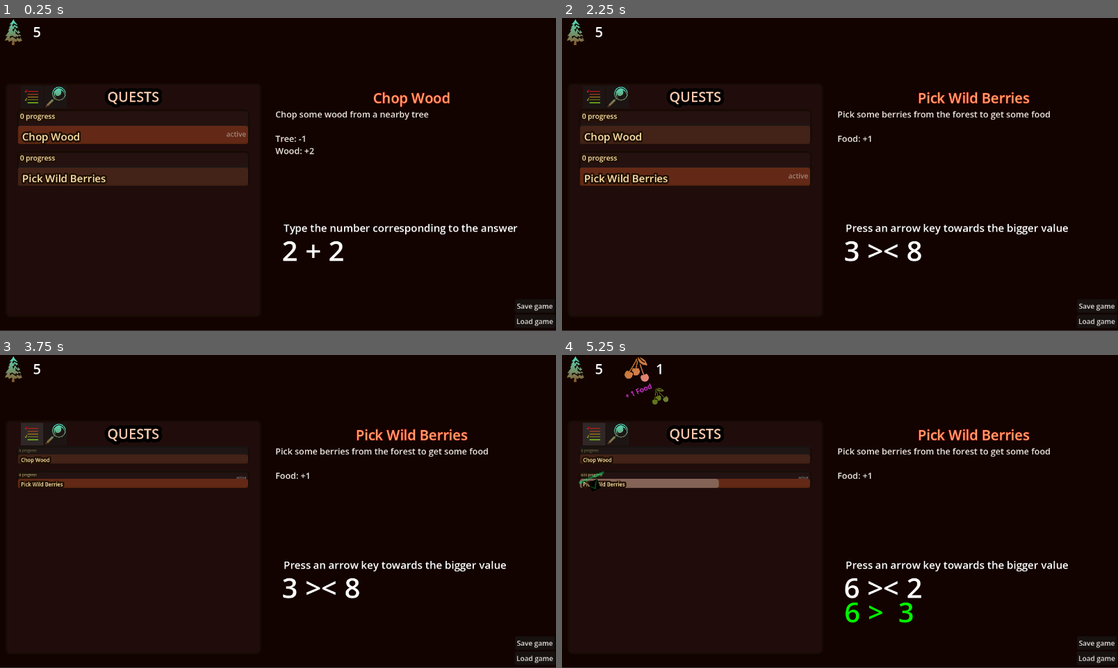
Above: before the commit, frames 1-4 (two rows, left to right).
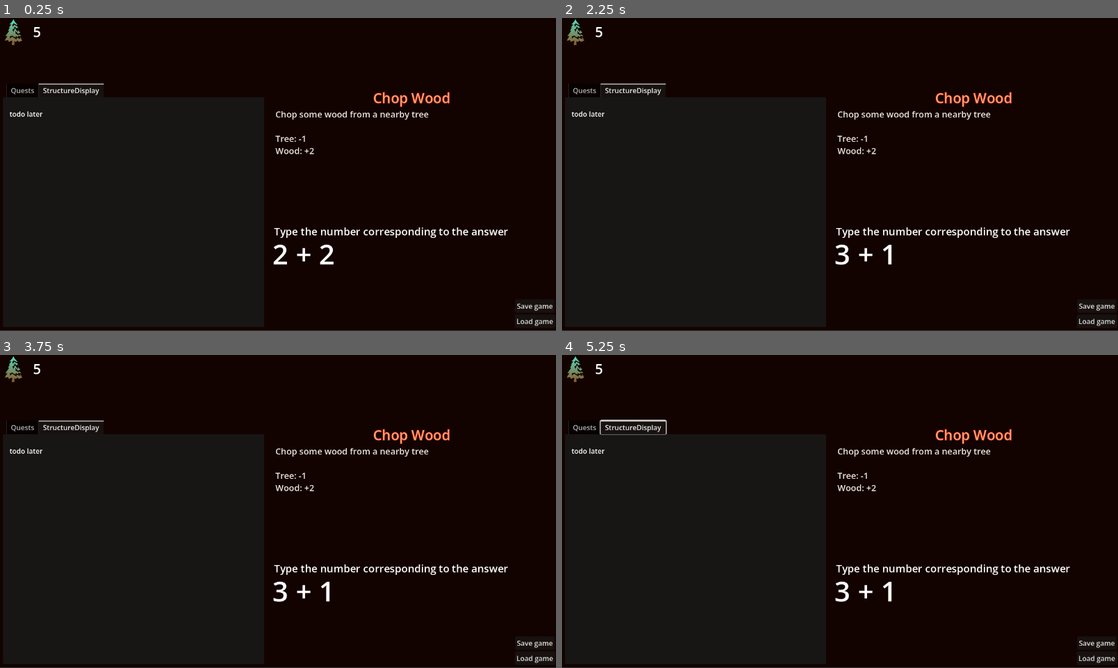
Above: after the commit, the same moments.

Repository: mark-chimes/mathcraft
Game: Godot game, scene res://main.tscn
The game is run twice, just before and just after one commit, with the same random seed, the same clock (stepped at 60 frames per second) and the same inputs.
Inputs (mouse positions are in pixels of both pictures, inside the frame that each line leads up to):
- Up to frame 1 (0.25 s): no input
- Up to frame 2 (2.25 s): click "Save game" at 0.5 s; click "Load game" at 1.25 s; click (695, 174) at 2.02 s
- Up to frame 3 (3.75 s): click (55, 433) at 2.77 s; click (33, 433) at 3.52 s
- Up to frame 4 (5.25 s): hold Right (right) 4.28-5.03 s; hold Left (left) from 5.03 s (still down)

The runs differ from the first frame. In frame 1, 6.3% of the frame differs, in the area x 1-94%, y 20-79%; in frame 2, 7.4%, in the area x 1-92%, y 20-79%; in frame 3, 5.2%; in frame 4, 5.8%.

Commit message:
Separate Logic and UI nodes

Diff:
--- a/game.gd
+++ b/game.gd
@@ -1,4 +1,4 @@
 extends Node2D
 
 func _ready():
-	pass
+	print_tree_pretty()
--- a/main.tscn
+++ b/main.tscn
@@ -9,63 +9,108 @@
 [ext_resource type="PackedScene" uid="uid://c0jylxnlmvvcp" path="res://quest/display/quest_group_display.tscn" id="5_7mycd"]
 [ext_resource type="Resource" uid="uid://brtf57wuqnvl" path="res://quest/quest_definitions/0_NULL_QUEST.tres" id="5_dg77c"]
 [ext_resource type="PackedScene" uid="uid://cc71g6jbkpr0j" path="res://qna/q_n_a.tscn" id="6_7mycd"]
+[ext_resource type="Script" uid="uid://diigyjc17jbcl" path="res://tab_bar.gd" id="9_ycdy4"]
 [ext_resource type="Resource" uid="uid://tguudnm7na35" path="res://qna/generators/non_generator.tres" id="10_4c57u"]
 [ext_resource type="Script" uid="uid://cyruhkev45o2p" path="res://quest/display/current_quest_display.gd" id="11_efxa6"]
 [ext_resource type="Script" uid="uid://cjyv4cfnp1k84" path="res://saving/save_load_manager.gd" id="13_ycdy4"]
+[ext_resource type="PackedScene" uid="uid://dx3jljlqi1k5e" path="res://qna/question_display.tscn" id="14_vivmo"]
+[ext_resource type="PackedScene" uid="uid://cu8rnxwtwn50h" path="res://qna/result_display.tscn" id="15_2cqfq"]
 
 [node name="main" type="Node2D" unique_id=1675520924]
-
-[node name="Background" type="ColorRect" parent="." unique_id=836233844]
-offset_right = 1282.0
-offset_bottom = 719.0
-color = Color(0.07258432, 0.014035841, 0, 1)
 
 [node name="Game" type="Node2D" parent="." unique_id=1698628223]
 script = ExtResource("1_w48qg")
 
-[node name="Inventory" type="Node2D" parent="Game" unique_id=448375714]
+[node name="Logic" type="Node" parent="Game" unique_id=340344892]
 
-[node name="StockControl" parent="Game/Inventory" unique_id=741979544 node_paths=PackedStringArray("stock_display") instance=ExtResource("2_getpj")]
-stock_display = NodePath("../StockDisplay")
+[node name="StockControl" parent="Game/Logic" unique_id=741979544 node_paths=PackedStringArray("stock_display") instance=ExtResource("2_getpj")]
+stock_display = NodePath("../../UI/StockDisplay")
 initial_inventory = Dictionary[ExtResource("3_vivmo"), int]({
 ExtResource("4_dg77c"): 5
 })
 all_items_path = "res://stock/item_town/"
 
-[node name="StockDisplay" parent="Game/Inventory" unique_id=662775784 instance=ExtResource("2_82xsv")]
-offset_bottom = 138.0
-
-[node name="Quests" type="Node2D" parent="Game" unique_id=2048841871]
-position = Vector2(13, 151)
-
-[node name="QuestManager" parent="Game/Quests" unique_id=2095940230 node_paths=PackedStringArray("quest_display", "stock_control", "qna") instance=ExtResource("4_lquwl")]
-quest_display = NodePath("../QuestGroupDisplayHolder/QuestGroupDisplay")
-stock_control = NodePath("../../Inventory/StockControl")
-qna = NodePath("../../QnA")
+[node name="QuestManager" parent="Game/Logic" unique_id=2095940230 node_paths=PackedStringArray("quest_display", "stock_control", "qna") instance=ExtResource("4_lquwl")]
+quest_display = NodePath("../../UI/QuestsBuildings/TabBar/QuestGroupDisplay")
+stock_control = NodePath("../StockControl")
+qna = NodePath("../QnA")
 non_question = ExtResource("10_4c57u")
 null_quest = ExtResource("5_dg77c")
 all_quest_details_path = "res://quest/quest_definitions_town/"
 is_unlock_all = false
 
-[node name="QuestGroupDisplayHolder" type="Control" parent="Game/Quests" unique_id=141513222]
+[node name="SaveLoadManager" type="Node" parent="Game/Logic" unique_id=1253070605 node_paths=PackedStringArray("stock_control", "quest_manager")]
+script = ExtResource("13_ycdy4")
+score = 5
+stock_control = NodePath("../StockControl")
+quest_manager = NodePath("../QuestManager")
+
+[node name="QnA" parent="Game/Logic" unique_id=1506888836 node_paths=PackedStringArray("question_display", "result_display") instance=ExtResource("6_7mycd")]
+question_generator = ExtResource("10_4c57u")
+question_display = NodePath("../../UI/QnAUI/QuestionDisplay")
+result_display = NodePath("../../UI/QnAUI/ResultDisplay")
+
+[node name="UI" type="Control" parent="Game" unique_id=128940555]
 layout_mode = 3
 anchors_preset = 0
-offset_right = 588.0
-offset_bottom = 538.0
+offset_right = 40.0
+offset_bottom = 40.0
 
-[node name="QuestGroupDisplay" parent="Game/Quests/QuestGroupDisplayHolder" unique_id=1670799080 instance=ExtResource("5_7mycd")]
-layout_mode = 1
-offset_top = -1.0
-offset_bottom = -1.0
+[node name="Background" type="ColorRect" parent="Game/UI" unique_id=836233844]
+layout_mode = 0
+offset_right = 1282.0
+offset_bottom = 719.0
+color = Color(0.07258432, 0.014035841, 0, 1)
+
+[node name="StockDisplay" parent="Game/UI" unique_id=662775784 instance=ExtResource("2_82xsv")]
+layout_mode = 0
+offset_bottom = 138.0
+
+[node name="QuestsBuildings" type="Control" parent="Game/UI" unique_id=141513222]
+anchors_preset = 0
+offset_left = 13.0
+offset_top = 151.0
+offset_right = 601.0
+offset_bottom = 689.0
+
+[node name="TabBar" type="TabContainer" parent="Game/UI/QuestsBuildings" unique_id=837293237]
+layout_mode = 0
+offset_left = -6.0
+offset_right = 595.0
+offset_bottom = 560.0
+current_tab = 1
+script = ExtResource("9_ycdy4")
+
+[node name="QuestGroupDisplay" parent="Game/UI/QuestsBuildings/TabBar" unique_id=1670799080 instance=ExtResource("5_7mycd")]
+visible = false
+layout_mode = 2
 is_big_size = true
+metadata/_tab_index = 0
 
-[node name="CurrentQuestDisplay" type="Node2D" parent="Game/Quests" unique_id=670325124 node_paths=PackedStringArray("quest_name_label", "quest_description_label")]
-position = Vector2(619, 10)
+[node name="StructureDisplay" type="Panel" parent="Game/UI/QuestsBuildings/TabBar" unique_id=110656688]
+layout_mode = 2
+metadata/_tab_index = 1
+
+[node name="Label" type="Label" parent="Game/UI/QuestsBuildings/TabBar/StructureDisplay" unique_id=1281873018]
+layout_mode = 0
+offset_left = 15.0
+offset_top = 27.0
+offset_right = 92.0
+offset_bottom = 50.0
+text = "todo later"
+
+[node name="CurrentQuestDisplay" type="Control" parent="Game/UI" unique_id=207910432 node_paths=PackedStringArray("quest_name_label", "quest_description_label")]
+anchors_preset = 0
+offset_left = 632.0
+offset_top = 161.0
+offset_right = 632.0
+offset_bottom = 161.0
 script = ExtResource("11_efxa6")
 quest_name_label = NodePath("QuestNameLabel")
 quest_description_label = NodePath("QuestDescriptionLabel")
 
-[node name="QuestNameLabel" type="Label" parent="Game/Quests/CurrentQuestDisplay" unique_id=1665496564]
+[node name="QuestNameLabel" type="Label" parent="Game/UI/CurrentQuestDisplay" unique_id=1665496564]
+layout_mode = 0
 offset_right = 632.0
 offset_bottom = 45.0
 theme_override_colors/font_color = Color(1, 0.6313726, 0.42352942, 1)
@@ -75,7 +120,8 @@
 text = "QUEST NAME"
 horizontal_alignment = 1
 
-[node name="QuestDescriptionLabel" type="RichTextLabel" parent="Game/Quests/CurrentQuestDisplay" unique_id=1769727944]
+[node name="QuestDescriptionLabel" type="RichTextLabel" parent="Game/UI/CurrentQuestDisplay" unique_id=1769727944]
+layout_mode = 0
 offset_left = 2.0
 offset_top = 46.0
 offset_right = 629.0
@@ -84,35 +130,40 @@
 theme_override_font_sizes/normal_font_size = 20
 text = "Quest description goes here"
 
-[node name="QnA" parent="Game" unique_id=853901431 instance=ExtResource("6_7mycd")]
-position = Vector2(648, 462)
-question_generator = ExtResource("10_4c57u")
+[node name="QnAUI" type="Control" parent="Game/UI" unique_id=2040089140]
+anchors_preset = 0
+offset_left = 631.0
+offset_top = 474.0
+offset_right = 671.0
+offset_bottom = 514.0
 
-[node name="SaveLoad" type="Node2D" parent="Game" unique_id=539084947]
+[node name="QuestionDisplay" parent="Game/UI/QnAUI" unique_id=1951215962 instance=ExtResource("14_vivmo")]
+layout_mode = 0
 
-[node name="SaveLoadManager" type="Node" parent="Game/SaveLoad" unique_id=1253070605 node_paths=PackedStringArray("stock_control", "quest_manager")]
-script = ExtResource("13_ycdy4")
-score = 5
-stock_control = NodePath("../../Inventory/StockControl")
-quest_manager = NodePath("../../Quests/QuestManager")
+[node name="ResultDisplay" parent="Game/UI/QnAUI" unique_id=690561646 instance=ExtResource("15_2cqfq")]
+layout_mode = 0
 
-[node name="SaveButton" type="Button" parent="Game/SaveLoad" unique_id=1126986919]
+[node name="SaveLoad" type="Control" parent="Game/UI" unique_id=1011446015]
+anchors_preset = 0
+
+[node name="SaveButton" type="Button" parent="Game/UI/SaveLoad" unique_id=1126986919]
+layout_mode = 0
 offset_left = 1186.0
 offset_top = 647.0
 offset_right = 1277.0
 offset_bottom = 678.0
 text = "Save game"
 
-[node name="LoadButton" type="Button" parent="Game/SaveLoad" unique_id=1976694864]
+[node name="LoadButton" type="Button" parent="Game/UI/SaveLoad" unique_id=1976694864]
+layout_mode = 0
 offset_left = 1185.0
 offset_top = 682.0
 offset_right = 1276.0
 offset_bottom = 713.0
 text = "Load game"
 
-[connection signal="stock_update" from="Game/Inventory/StockControl" to="Game/Quests/QuestManager" method="_on_stock_control_stock_update"]
-[connection signal="update_quest_text" from="Game/Quests/QuestManager" to="Game/Quests/CurrentQuestDisplay" method="_on_update_quest_text"]
-[connection signal="quest_activated" from="Game/Quests/QuestGroupDisplayHolder/QuestGroupDisplay" to="Game/Quests/QuestManager" method="_on_quest_group_display_quest_activated"]
-[connection signal="answer_correct" from="Game/QnA" to="Game/Quests/QuestManager" method="_on_answer_correct"]
-[connection signal="pressed" from="Game/SaveLoad/SaveButton" to="Game/SaveLoad/SaveLoadManager" method="_on_save_button_pressed"]
-[connection signal="pressed" from="Game/SaveLoad/LoadButton" to="Game/SaveLoad/SaveLoadManager" method="_on_load_button_pressed"]
+[connection signal="stock_update" from="Game/Logic/StockControl" to="Game/Logic/QuestManager" method="_on_stock_control_stock_update"]
+[connection signal="update_quest_text" from="Game/Logic/QuestManager" to="Game/UI/CurrentQuestDisplay" method="_on_update_quest_text"]
+[connection signal="quest_activated" from="Game/UI/QuestsBuildings/TabBar/QuestGroupDisplay" to="Game/Logic/QuestManager" method="_on_quest_group_display_quest_activated"]
+[connection signal="pressed" from="Game/UI/SaveLoad/SaveButton" to="Game/Logic/SaveLoadManager" method="_on_save_button_pressed"]
+[connection signal="pressed" from="Game/UI/SaveLoad/LoadButton" to="Game/Logic/SaveLoadManager" method="_on_load_button_pressed"]
--- a/qna/q_n_a.gd
+++ b/qna/q_n_a.gd
@@ -1,4 +1,4 @@
-extends Node2D
+extends Node
 class_name QnA
 
 signal answer_correct
@@ -7,8 +7,8 @@
 
 var current_question : QuestionData
 
-@onready var question_display = $QuestionDisplay
-@onready var result_display = $ResultDisplay
+@export var question_display : QuestionDisplay
+@export var result_display : ResultDisplay
 
 func _ready():
 	if question_generator != null:
--- a/qna/q_n_a.tscn
+++ b/qna/q_n_a.tscn
@@ -1,33 +1,6 @@
 [gd_scene format=3 uid="uid://cc71g6jbkpr0j"]
 
 [ext_resource type="Script" uid="uid://cxswulm64kmqe" path="res://qna/q_n_a.gd" id="1_3rh86"]
-[ext_resource type="Script" uid="uid://ciyek7jggnj6k" path="res://qna/question_display.gd" id="3_mfkg6"]
-[ext_resource type="Script" uid="uid://bli2gojp3ub66" path="res://qna/result_display.gd" id="4_1bi3d"]
-[ext_resource type="PackedScene" uid="uid://grb4fsla3p3e" path="res://qna/result_display_effect.tscn" id="4_3rh86"]
 
-[node name="QnA" type="Node2D" unique_id=853901431]
+[node name="QnA" type="Node" unique_id=1506888836]
 script = ExtResource("1_3rh86")
-
-[node name="QuestionDisplay" type="Node2D" parent="." unique_id=578773136]
-position = Vector2(5, 4)
-script = ExtResource("3_mfkg6")
-
-[node name="QuestionDescriptionLabel" type="Label" parent="QuestionDisplay" unique_id=2030819633]
-offset_right = 187.0
-offset_bottom = 23.0
-theme_override_font_sizes/font_size = 24
-text = "This is a test description"
-
-[node name="Label" type="Label" parent="QuestionDisplay" unique_id=1432001482]
-offset_left = -4.0
-offset_top = 24.0
-offset_right = 106.0
-offset_bottom = 112.0
-theme_override_font_sizes/font_size = 64
-text = "2+3"
-metadata/_edit_use_anchors_ = true
-
-[node name="ResultDisplay" type="Node2D" parent="." unique_id=500437668]
-position = Vector2(9, 84)
-script = ExtResource("4_1bi3d")
-result_display_effect = ExtResource("4_3rh86")
--- a/qna/question_display.gd
+++ b/qna/question_display.gd
@@ -1,4 +1,5 @@
-extends Node2D
+extends Control
+class_name QuestionDisplay
 
 func display_question(question: QuestionData):
 	$Label.text = question.question_text
--- /dev/null
+++ b/qna/question_display.tscn
@@ -0,0 +1,29 @@
+[gd_scene format=3 uid="uid://dx3jljlqi1k5e"]
+
+[ext_resource type="Script" uid="uid://ciyek7jggnj6k" path="res://qna/question_display.gd" id="1_vvtnu"]
+
+[node name="QuestionDisplay" type="Control" unique_id=1951215962]
+layout_mode = 3
+anchors_preset = 0
+offset_left = 5.0
+offset_top = 4.0
+offset_right = 5.0
+offset_bottom = 4.0
+script = ExtResource("1_vvtnu")
+
+[node name="QuestionDescriptionLabel" type="Label" parent="." unique_id=259328418]
+layout_mode = 0
+offset_right = 187.0
+offset_bottom = 23.0
+theme_override_font_sizes/font_size = 24
+text = "This is a test description"
+
+[node name="Label" type="Label" parent="." unique_id=207302077]
+layout_mode = 0
+offset_left = -4.0
+offset_top = 24.0
+offset_right = 106.0
+offset_bottom = 112.0
+theme_override_font_sizes/font_size = 64
+text = "2+3"
+metadata/_edit_use_anchors_ = true
--- a/qna/result_display.gd
+++ b/qna/result_display.gd
@@ -1,4 +1,5 @@
-extends Node2D
+extends Control
+class_name ResultDisplay
 
 @export var result_display_effect: PackedScene # := preload("res://qna/result_display_effect.tscn")
 
--- /dev/null
+++ b/qna/result_display.tscn
@@ -0,0 +1,14 @@
+[gd_scene format=3 uid="uid://cu8rnxwtwn50h"]
+
+[ext_resource type="Script" uid="uid://bli2gojp3ub66" path="res://qna/result_display.gd" id="1_wmby0"]
+[ext_resource type="PackedScene" uid="uid://grb4fsla3p3e" path="res://qna/result_display_effect.tscn" id="2_dwwxp"]
+
+[node name="ResultDisplay" type="Control" unique_id=690561646]
+layout_mode = 3
+anchors_preset = 0
+offset_left = 9.0
+offset_top = 84.0
+offset_right = 9.0
+offset_bottom = 84.0
+script = ExtResource("1_wmby0")
+result_display_effect = ExtResource("2_dwwxp")
--- a/quest/display/current_quest_display.gd
+++ b/quest/display/current_quest_display.gd
@@ -1,4 +1,4 @@
-extends Node2D
+extends Control
 
 @export var quest_name_label : Label
 @export var quest_description_label : RichTextLabel
--- a/quest/quest_definitions/0_NULL_QUEST.tres
+++ b/quest/quest_definitions/0_NULL_QUEST.tres
@@ -3,6 +3,7 @@
 [ext_resource type="Script" uid="uid://c5sxrd4eoxsv6" path="res://stock/item_data.gd" id="1_1tvdo"]
 [ext_resource type="Script" uid="uid://bat5xbmp1mw6y" path="res://quest/quest_details.gd" id="2_fnk60"]
 [ext_resource type="Script" uid="uid://ciars6sww88f0" path="res://qna/generators/non_generator.gd" id="2_ujm53"]
+[ext_resource type="Script" uid="uid://6j0ynyj8e34w" path="res://quest/yield/yield_specifier.gd" id="4_4gcd6"]
 
 [sub_resource type="Resource" id="Resource_o5blm"]
 script = ExtResource("2_ujm53")
--- /dev/null
+++ b/tab_bar.gd
@@ -0,0 +1,4 @@
+extends TabContainer
+
+func _ready() -> void:
+	set_tab_title(0, "Quests")
Not shown, added: tab_bar.gd.uid
